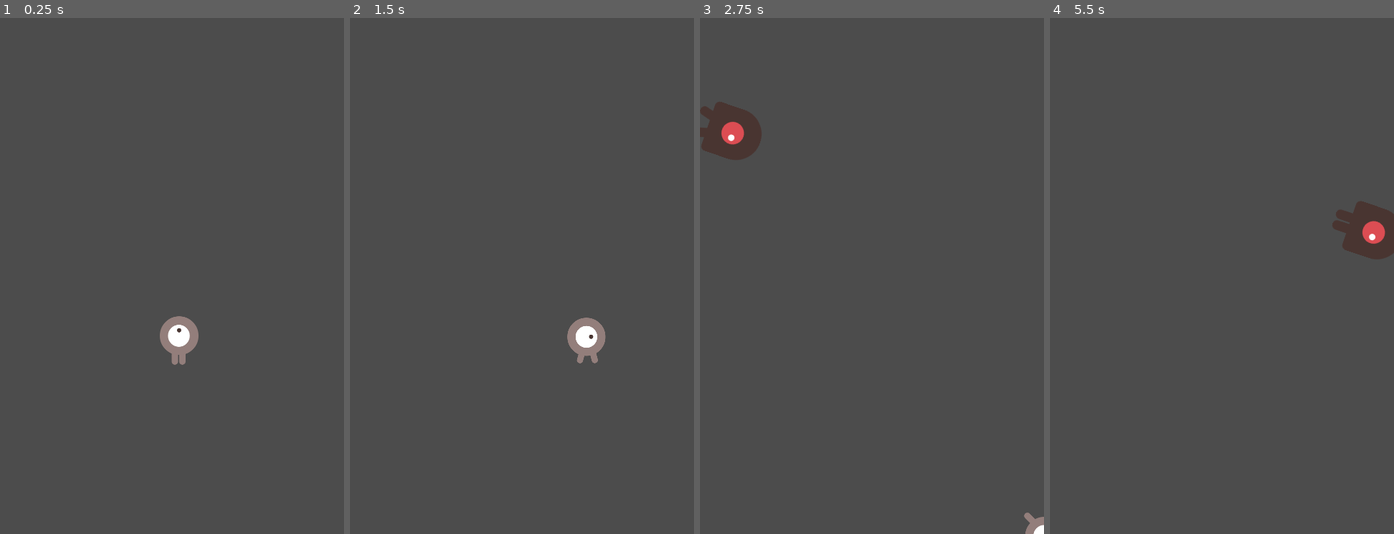
Above: before the commit, frames 1-4 (left to right).
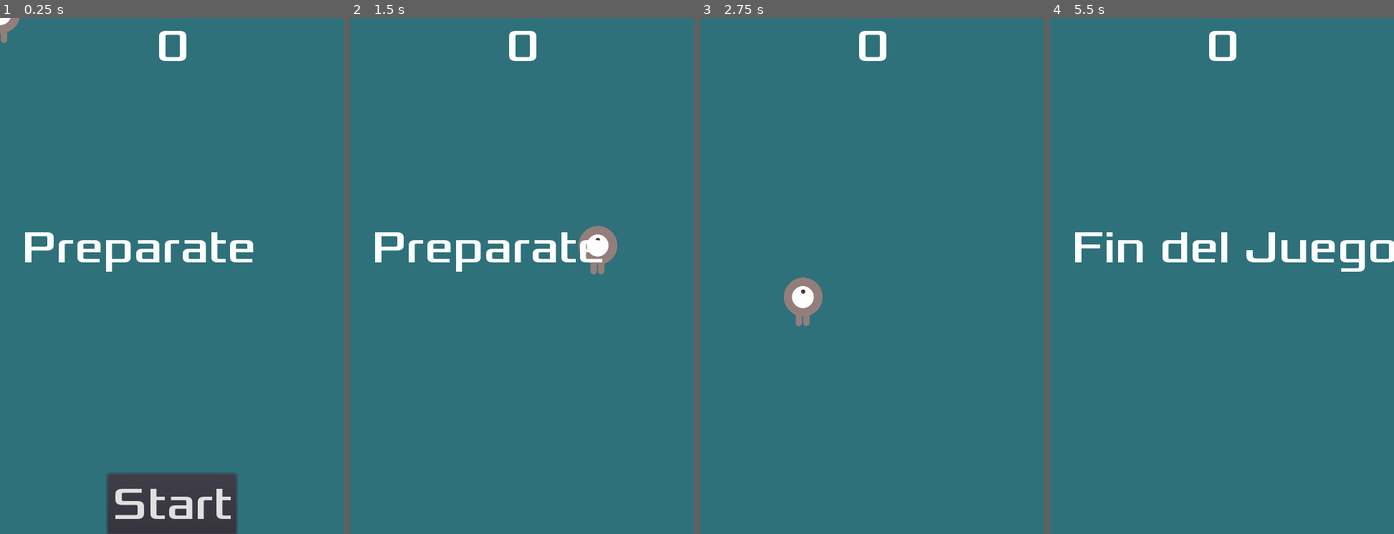
Above: after the commit, the same moments.

Repository: matiasquevedo/godotExample
Game: Godot game, scene res://main.tscn
Two runs of this game, one before a commit and one after it. Both use one fixed random seed, a clock stepped at 60 frames per second and the inputs below.
Inputs (mouse positions are in pixels of both pictures, inside the frame that each line leads up to):
- Up to frame 1 (0.25 s): no input
- Up to frame 2 (1.5 s): click (522, 503) at 0.5 s, where only the run after the commit has a clickable "Start"; tap Enter at 1.25 s; move the mouse to (597, 250) at 1.27 s; hold Right (ui_right) from 1.28 s (still down)
- Up to frame 3 (2.75 s): move the mouse to (803, 301) at 2.02 s; release Right (ui_right) at 2.03 s; hold Down (ui_down) from 2.03 s (still down)
- Up to frame 4 (5.5 s): move the mouse to (1256, 162) at 2.77 s; release Down (ui_down) at 2.78 s; hold Right (ui_right) 2.78-3.53 s; move the mouse to (1204, 379) at 3.52 s; hold Up (ui_up) 3.53-4.28 s; move the mouse to (1325, 353) at 4.27 s; hold Left (ui_left) from 4.28 s (still down); move the mouse to (1118, 198) at 5.02 s

The runs differ from the first frame. In frame 1, 96% of the frame differs, in the area x 0-100%, y 0-100%; in frame 2, 100%; in frame 3, 100%; in frame 4, 100%.

Commit message:
move with mouse

Diff:
--- /dev/null
+++ b/HUD.gd
@@ -0,0 +1,39 @@
+extends CanvasLayer
+signal start_game
+
+# Declare member variables here. Examples:
+# var a = 2
+# var b = "text"
+
+
+# Called when the node enters the scene tree for the first time.
+func _ready():
+	pass # Replace with function body.
+func show_message(text):
+	$Message.text = text
+	$Message.show()
+	$MessageTimer.start()
+
+func show_game_over():
+	show_message("Fin del Juego")
+	# Wait until the MessageTimer has counted down.
+	yield($MessageTimer, "timeout")
+
+	$Message.text = "Evita \nlos enemigos"
+	$Message.show()
+	# Make a one-shot timer and wait for it to finish.
+	yield(get_tree().create_timer(1), "timeout")
+	$StartButton.show()
+
+func update_score(score):
+	$ScoreLabel.text = str(score)
+
+
+
+func _on_MessageTimer_timeout():
+	$Message.hide()
+
+
+func _on_StartButton_pressed():
+	$StartButton.hide()
+	emit_signal("start_game")
--- /dev/null
+++ b/HUD.tscn
@@ -0,0 +1,60 @@
+[gd_scene load_steps=4 format=2]
+
+[ext_resource path="res://dodge_assets/fonts/Xolonium-Regular.ttf" type="DynamicFontData" id=1]
+[ext_resource path="res://HUD.gd" type="Script" id=2]
+
+[sub_resource type="DynamicFont" id=1]
+size = 64
+font_data = ExtResource( 1 )
+
+[node name="HUD" type="CanvasLayer"]
+script = ExtResource( 2 )
+
+[node name="ScoreLabel" type="Label" parent="."]
+anchor_left = 0.5
+anchor_right = 0.5
+margin_left = -22.5
+margin_right = 22.5
+margin_bottom = 159.0
+custom_fonts/font = SubResource( 1 )
+text = "0
+"
+__meta__ = {
+"_edit_use_anchors_": false
+}
+
+[node name="Message" type="Label" parent="."]
+anchor_left = 0.5
+anchor_top = 0.5
+anchor_right = 0.5
+anchor_bottom = 0.5
+margin_left = -210.5
+margin_top = -79.5
+margin_right = 210.5
+margin_bottom = 79.5
+custom_fonts/font = SubResource( 1 )
+text = "Comienza el
+juego..."
+__meta__ = {
+"_edit_use_anchors_": false
+}
+
+[node name="StartButton" type="Button" parent="."]
+anchor_left = 0.5
+anchor_top = 1.0
+anchor_right = 0.5
+anchor_bottom = 1.0
+margin_left = -90.0
+margin_top = -84.0
+margin_right = 90.0
+custom_fonts/font = SubResource( 1 )
+text = "Start"
+__meta__ = {
+"_edit_use_anchors_": false
+}
+
+[node name="MessageTimer" type="Timer" parent="."]
+wait_time = 2.0
+one_shot = true
+[connection signal="pressed" from="StartButton" to="." method="_on_StartButton_pressed"]
+[connection signal="timeout" from="MessageTimer" to="." method="_on_MessageTimer_timeout"]
--- a/Mob.tscn
+++ b/Mob.tscn
@@ -30,7 +30,9 @@
 radius = 36.5805
 height = 29.6831
 
-[node name="Mob" type="RigidBody2D"]
+[node name="Mob" type="RigidBody2D" groups=[
+"mobs",
+]]
 collision_mask = 0
 gravity_scale = 0.0
 script = ExtResource( 7 )
--- a/Player.gd
+++ b/Player.gd
@@ -12,24 +12,13 @@
 # Called when the node enters the scene tree for the first time.
 func _ready():
 	screen_size = get_viewport_rect().size
+	Input.set_mouse_mode(Input.MOUSE_MODE_HIDDEN)
 	hide()
 	pass # Replace with function body.
 func _process(delta):
 	var velocity = Vector2()  # The player's movement vector.
-	if Input.is_action_pressed("ui_right"):
-		velocity.x += 1
-	if Input.is_action_pressed("ui_left"):
-		velocity.x -= 1
-	if Input.is_action_pressed("ui_down"):
-		velocity.y += 1
-	if Input.is_action_pressed("ui_up"):
-		velocity.y -= 1
-	if velocity.length() > 0:
-		velocity = velocity.normalized() * speed
-		$AnimatedSprite.play()
-	else:
-		$AnimatedSprite.stop()
-	position += velocity * delta
+	var mouse_position = get_viewport().get_mouse_position()
+	position = mouse_position
 	position.x = clamp(position.x, 0, screen_size.x)
 	position.y = clamp(position.y, 0, screen_size.y)
 	if velocity.x != 0:
--- a/main.gd
+++ b/main.gd
@@ -11,11 +11,19 @@
 func game_over():
 	$ScoreTimer.stop()
 	$MobTimer.stop()
+	$Music.stop()
+	$DeathSound.play()
+	$HUD.show_game_over()
+	$HUD.update_score(0)
+	get_tree().call_group("mobs", "queue_free")
 
 func new_game():
 	score = 0
 	$Player.start($StartPosition.position)
 	$StartTimer.start()
+	$HUD.update_score(score)
+	$HUD.show_message("Preparate")
+	$Music.play()
 
 
 
@@ -39,7 +47,9 @@
 
 
 func _on_ScoreTimer_timeout():
+	print('gana un punto')
 	score += 1
+	$HUD.update_score(score)
 
 
 func _on_StartTimer_timeout():
--- a/main.tscn
+++ b/main.tscn
@@ -1,8 +1,11 @@
-[gd_scene load_steps=5 format=2]
+[gd_scene load_steps=8 format=2]
 
 [ext_resource path="res://main.gd" type="Script" id=1]
 [ext_resource path="res://Player.tscn" type="PackedScene" id=2]
 [ext_resource path="res://Mob.tscn" type="PackedScene" id=3]
+[ext_resource path="res://HUD.tscn" type="PackedScene" id=4]
+[ext_resource path="res://dodge_assets/art/gameover.wav" type="AudioStream" id=5]
+[ext_resource path="res://dodge_assets/art/House In a Forest Loop.ogg" type="AudioStream" id=6]
 
 [sub_resource type="Curve2D" id=1]
 _data = {
@@ -13,17 +16,23 @@
 script = ExtResource( 1 )
 Mob = ExtResource( 3 )
 
+[node name="ColorRect" type="ColorRect" parent="."]
+margin_right = 480.0
+margin_bottom = 720.0
+color = Color( 0.184314, 0.447059, 0.482353, 1 )
+__meta__ = {
+"_edit_use_anchors_": false
+}
+
 [node name="Player" parent="." instance=ExtResource( 2 )]
 
 [node name="MobTimer" type="Timer" parent="."]
 wait_time = 0.5
 
 [node name="ScoreTimer" type="Timer" parent="."]
-one_shot = true
 
 [node name="StartTimer" type="Timer" parent="."]
 wait_time = 2.0
-one_shot = true
 
 [node name="StartPosition" type="Position2D" parent="."]
 position = Vector2( 250, 450 )
@@ -32,7 +41,16 @@
 curve = SubResource( 1 )
 
 [node name="MobSpawnLocation" type="PathFollow2D" parent="MobPath"]
+
+[node name="HUD" parent="." instance=ExtResource( 4 )]
+
+[node name="Music" type="AudioStreamPlayer" parent="."]
+stream = ExtResource( 6 )
+
+[node name="DeathSound" type="AudioStreamPlayer" parent="."]
+stream = ExtResource( 5 )
 [connection signal="hit" from="Player" to="." method="game_over"]
 [connection signal="timeout" from="MobTimer" to="." method="_on_MobTimer_timeout"]
 [connection signal="timeout" from="ScoreTimer" to="." method="_on_ScoreTimer_timeout"]
 [connection signal="timeout" from="StartTimer" to="." method="_on_StartTimer_timeout"]
+[connection signal="start_game" from="HUD" to="." method="new_game"]
